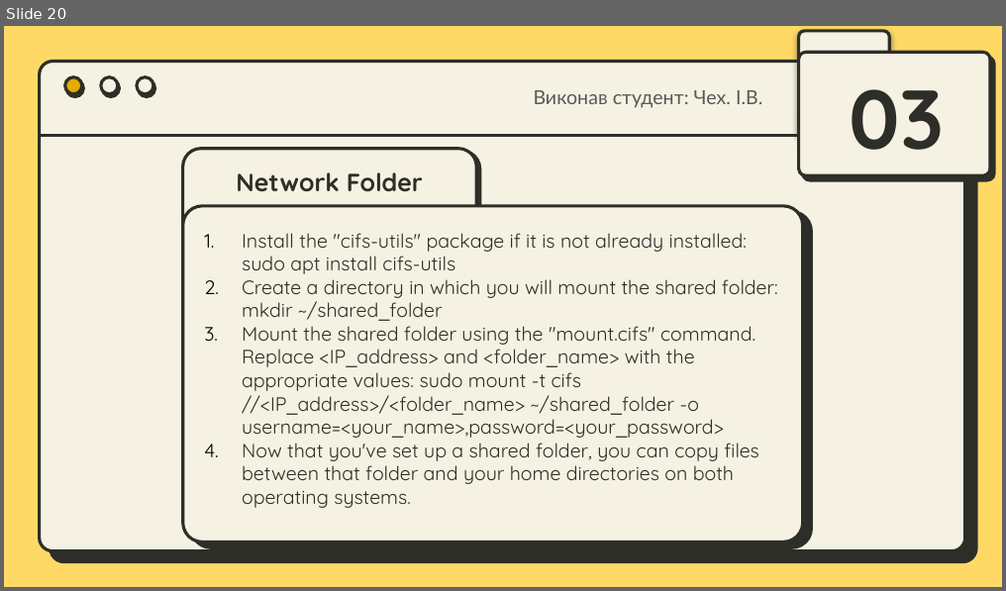
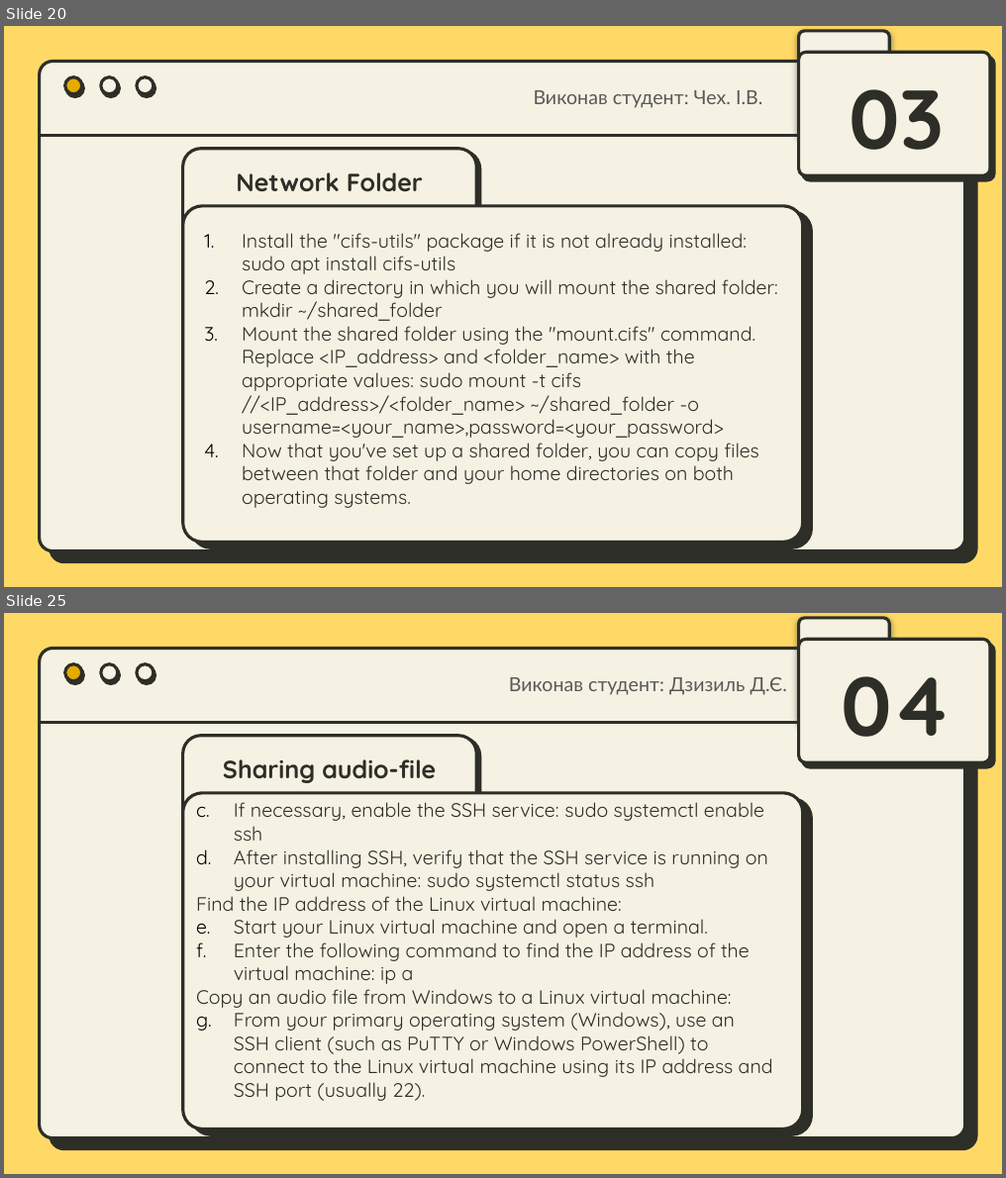
Before and after one commit to IvanChekh/MatematicainsLivesMatter, a slide deck: Workcase №3 .pptx. Shown one above the other, each under a label of ours: slide 20 before the commit, slides 20 and 25 after it; the slides between them are not shown. The pictures are 1006x591 and 1006x1178 pixels, drawn with LibreOffice and Linux fonts; fonts in the diff are those of the drawing. Boxes give left, top, right and bottom in pixels: in the first picture for what was removed or moved away, otherwise in the second. Text is boxed around its words. In the diff, an @@ line names an element or a change of style, - is before the commit and + after.

```diff
--- a/Workcase №3 .pptx
+++ b/Workcase №3 .pptx
@@ slide 25 added at (x1=4, y1=613, x2=1002, y2=1174), background #FFD966; not listed: 7 template elements that a slide beside it also shows @@
@@ text added at (x1=509, y1=677, x2=788, y2=695), 14 pt, text #595959 @@
+Виконав студент: Дзизиль Д.Є.
@@ text added at (x1=842, y1=676, x2=951, y2=737), 60 pt, text #2D2E27, bold @@
+04
@@ rounded rectangle added at (x1=182, y1=736, x2=476, y2=1024), fill #F6F2E3, outline #2D2E27 2.25 pt @@
@@ title added at (x1=223, y1=760, x2=436, y2=783), 18 pt, text #2D2E27, bold @@
+Sharing audio-file
@@ rounded rectangle added at (x1=182, y1=792, x2=802, y2=1129), fill #F6F2E3, outline #2D2E27 2.25 pt @@
@@ text added at (x1=196, y1=802, x2=773, y2=1101), 14 pt, text #2D2E27 @@
+  c. If necessary, enable the SSH service: sudo systemctl enable ssh
+d. After installing SSH, verify that the SSH service is running on your virtual machine: sudo systemctl status ssh
+Find the IP address of the Linux virtual machine:
+a. Start your Linux virtual machine and open a terminal.
+b. Enter the following command to find the IP address of the virtual machine: ip a
+Copy an audio file from Windows to a Linux virtual machine:
+a. From your primary operating system (Windows), use an SSH client (such as PuTTY or Windows PowerShell) to connect to the Linux virtual machine using its IP address and SSH port (usually 22).
```
Also in this commit, not shown: 7 other slides added.
